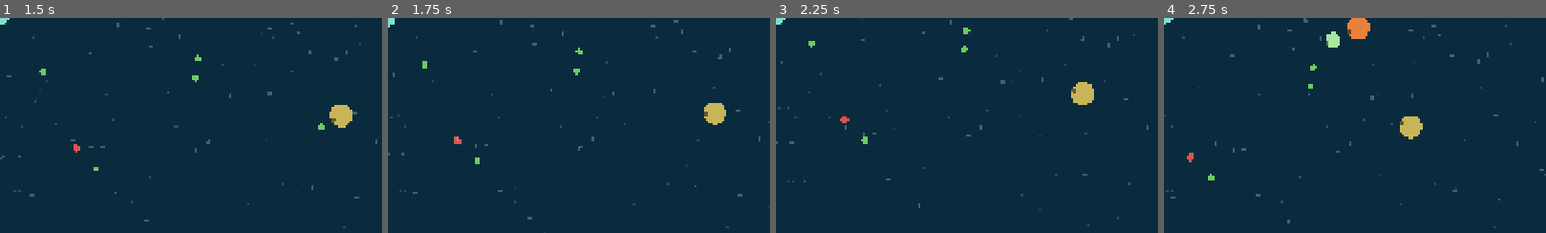
Above: before the commit, frames 1-4 (left to right).
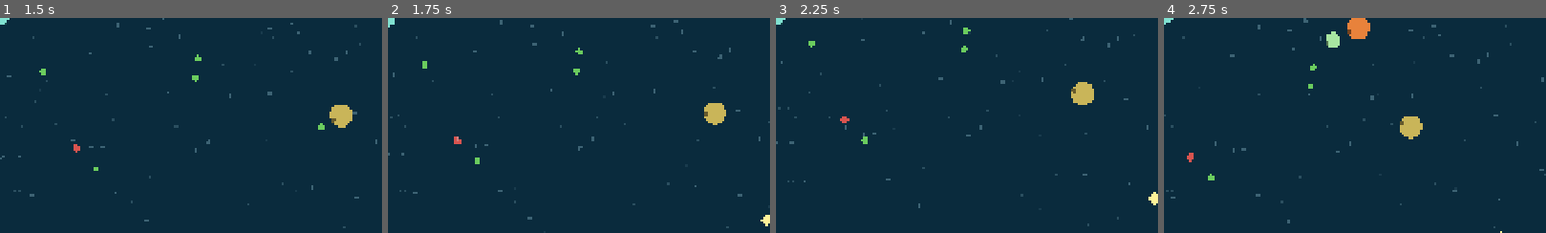
Above: after the commit, the same moments.

Repository: Mayo73/agenthub-backup
Game: Godot game, scene res://scenes/main.tscn
Two runs of this game, one before a commit and one after it. Both use one fixed random seed, a clock stepped at 60 frames per second and the inputs below.
Inputs (mouse positions are % of the whole screen's width and height, from its top left):
- Up to frame 1 (1.5 s): tap Enter at 0.5 s; move the mouse to (72, 45) at 0.52 s; hold D (rechts) 0.53-1.25 s; tap W (hoch) at 0.6 s; click (72, 45) at 0.67 s; drag from (30, 55) to (45, 70) at 1.27 s
- Up to frame 2 (1.75 s): no input
- Up to frame 3 (2.25 s): move the mouse to (60, 28) at 2.02 s; press the mouse at (60, 28) at 2.03 s; hold D (rechts) from 2.03 s (still down)
- Up to frame 4 (2.75 s): keep holding D (rechts)
The pictures show only the part of the screen within x 50-100%, y 50-100%; the shares and areas given below are measured in that part.

Frame 1 is identical in both runs. In frame 2, less than 0.1% of the frame differs, in the area x 97-100%, y 91-97%; in frame 3, 0.1%, in the area x 97-100%, y 80-88%; in frame 4, less than 0.1%.

Commit message:
T-0109: Teilefunde im Spiel einsammeln
Erstellt vom lokalen Agent (Modell qwen3.5:35b-a3b, Versuch 5 von 5).

Diff:
--- a/scripts/main.gd
+++ b/scripts/main.gd
@@ -18,6 +18,9 @@
 var player_health := CellHealth.new()
 var deaths := 0
 var backdrop: WaterBackdrop
+var unlocks: PartUnlocks = PartUnlocks.new()
+var pickups: PartPickups = PartPickups.new(13)
+var pickup_view: PickupView
 
 
 func _ready() -> void:
@@ -40,12 +43,17 @@
 	backdrop.name = "Backdrop"
 	backdrop.camera = camera
 	world.add_child(backdrop)
+	pickup_view = PickupView.new()
+	pickup_view.name = "Pickups"
+	pickup_view.pickups = pickups
+	world.add_child(pickup_view)
 
 
 func _physics_process(delta: float) -> void:
 	player_health.tick(delta)
 	feed_player()
 	refill_food()
+	collect_pickups()
 	spawn_ai()
 	despawn_far_ai()
 	think_ai()
@@ -106,7 +114,7 @@
 		infos.append(cell.info())
 	for cell in ai_cells:
 		var kind := Diet.FLEISCH if cell.diet == Diet.FLEISCHFRESSER else Diet.PFLANZE
-		var item := food.nearest(cell.position, kind, cell.brain.sight)
+		var item = food.nearest(cell.position, kind, cell.brain.sight)
 		cell.think(infos, item.position if item != null else null)
 
 
@@ -142,3 +150,17 @@
 		if cell.position.distance_to(player.position) < clear_dist:
 			remove_ai(cell)
 	hud.show_message("Deine Zelle wurde gefressen – eine neue schlüpft.")
+
+
+## Hält einen Teilefund in der Nähe bereit, solange noch Teile gesperrt sind.
+## Berühren schaltet das nächste Teil frei.
+func collect_pickups() -> void:
+	var spread := EcoSpawner.view_scale(player.radius)
+	pickups.remove_far(player.position, 2000.0 * spread)
+	if pickups.positions.is_empty() and not unlocks.all_unlocked():
+		pickups.spawn_around(player.position, 600.0 * spread, 1200.0 * spread)
+	var count := pickups.take_touching(player.position, player.radius)
+	for _i in count:
+		var id = unlocks.next_locked()
+		if unlocks.unlock(id):
+			hud.show_message("Neues Teil gefunden: %s" % PartCatalog.name_of(id))
--- a/scripts/part_pickups.gd
+++ b/scripts/part_pickups.gd
@@ -25,9 +25,9 @@
 	for p in positions:
 		if center.distance_to(p) > radius + RADIUS:
 			kept.append(p)
-	var taken := positions.size() - kept.size()
+	var removed := positions.size() - kept.size()
 	positions = kept
-	return taken
+	return removed
 
 
 ## Entfernt alle Funde, die weiter als max_dist von center liegen, und gibt ihre Anzahl zurück.
--- a/scripts/pickup_view.gd
+++ b/scripts/pickup_view.gd
@@ -15,12 +15,12 @@
 
 ## Eckpunkte der Raute um pos. Die Größe pulsiert mit der Zeit t zwischen dem 0,8- und 1,2-fachen von PartPickups.RADIUS.
 static func diamond(pos: Vector2, t: float) -> PackedVector2Array:
-	var s := PartPickups.RADIUS * (1.0 + 0.2 * sin(t * 4.0))
+	var s: float = PartPickups.RADIUS * (1.0 + 0.2 * sin(t * 4.0))
 	return PackedVector2Array([pos + Vector2(s, 0), pos + Vector2(0, s), pos + Vector2(-s, 0), pos + Vector2(0, -s)])
 
 
 func _draw() -> void:
 	if pickups == null:
 		return
-	for p in pickups.positions:
+	for p: Vector2 in pickups.positions:
 		draw_colored_polygon(diamond(p, time), COLOR)
--- a/tests/test_main_wiring.gd
+++ b/tests/test_main_wiring.gd
@@ -185,3 +185,28 @@
 	check(main.backdrop is WaterBackdrop, "main.backdrop is WaterBackdrop wahr")
 	check_eq(main.backdrop.get_index(), 2, "main.backdrop.get_index() ist 2")
 	check(main.backdrop.camera == main.camera, "main.backdrop.camera == main.camera wahr")
+
+
+func test_teilefund_liegt_bereit() -> void:
+	main.pickups.positions.clear()
+	main.collect_pickups()
+	check_eq(main.pickups.positions.size(), 1, "main.pickups.positions.size() ist 1")
+	check(main.pickup_view.pickups == main.pickups, "main.pickup_view.pickups == main.pickups ist wahr")
+	check(main.pickup_view.get_parent() == main.world, "main.pickup_view.get_parent() == main.world ist wahr")
+
+
+func test_teilefund_einsammeln() -> void:
+	main.pickups.positions.clear()
+	main.pickups.positions.append(main.player.position)
+	main.collect_pickups()
+	check(main.unlocks.is_unlocked("geissel"), "main.unlocks.is_unlocked(\"geissel\") ist wahr")
+	check_eq(main.hud.message_label.text, "Neues Teil gefunden: Geißel", "main.hud.message_label.text stimmt")
+	check_eq(main.pickups.positions.size(), 0, "main.pickups.positions.size() ist 0")
+
+
+func test_alle_frei_kein_fund() -> void:
+	for id in PartCatalog.UNLOCK_ORDER:
+		main.unlocks.unlock(id)
+	main.pickups.positions.clear()
+	main.collect_pickups()
+	check_eq(main.pickups.positions.size(), 0, "main.pickups.positions.size() ist 0")
--- a/tests/test_part_pickups.gd
+++ b/tests/test_part_pickups.gd
@@ -2,26 +2,26 @@
 
 
 func test_ring() -> void:
-	var p := PartPickups.new(4)
+	var p: PartPickups = PartPickups.new(4)
 	for _i in 20:
 		p.spawn_around(Vector2(100, 0), 50.0, 80.0)
 	check_eq(p.positions.size(), 20, "positions.size() ist 20")
 	var center := Vector2(100, 0)
-	for pos in p.positions:
-		var dist := center.distance_to(pos)
+	for pos: Vector2 in p.positions:
+		var dist: float = center.distance_to(pos)
 		check(dist >= 49.99 && dist <= 80.01, "Abstand zu (100, 0) liegt zwischen 49.99 und 80.01: " + str(dist))
 
 
 func test_reproduzierbar() -> void:
-	var p1 := PartPickups.new(4)
-	var p2 := PartPickups.new(4)
+	var p1: PartPickups = PartPickups.new(4)
+	var p2: PartPickups = PartPickups.new(4)
 	var pos1 := p1.spawn_around(Vector2.ZERO, 50.0, 80.0)
 	var pos2 := p2.spawn_around(Vector2.ZERO, 50.0, 80.0)
 	check(pos1 == pos2, "die beiden Rückgabewerte sind gleich")
 
 
 func test_beruehren() -> void:
-	var p := PartPickups.new(4)
+	var p: PartPickups = PartPickups.new(4)
 	p.positions.append(Vector2(20, 0))
 	p.positions.append(Vector2(100, 0))
 	check_eq(p.take_touching(Vector2.ZERO, 12.0), 1, "take_touching ist 1")
@@ -30,7 +30,7 @@
 
 
 func test_weit_weg() -> void:
-	var p := PartPickups.new(4)
+	var p: PartPickups = PartPickups.new(4)
 	p.positions.append(Vector2(20, 0))
 	p.positions.append(Vector2(100, 0))
 	check_eq(p.remove_far(Vector2.ZERO, 50.0), 1, "remove_far ist 1")
Not shown, added: check_godot.bat
Not shown, added: run_test.sh
Not shown, added: run_tests.sh
Not shown, added: simple_run.bat
Not shown, added: test_final.bat
Not shown, added: test_godot.bat
Not shown, added: test_runner.bat
